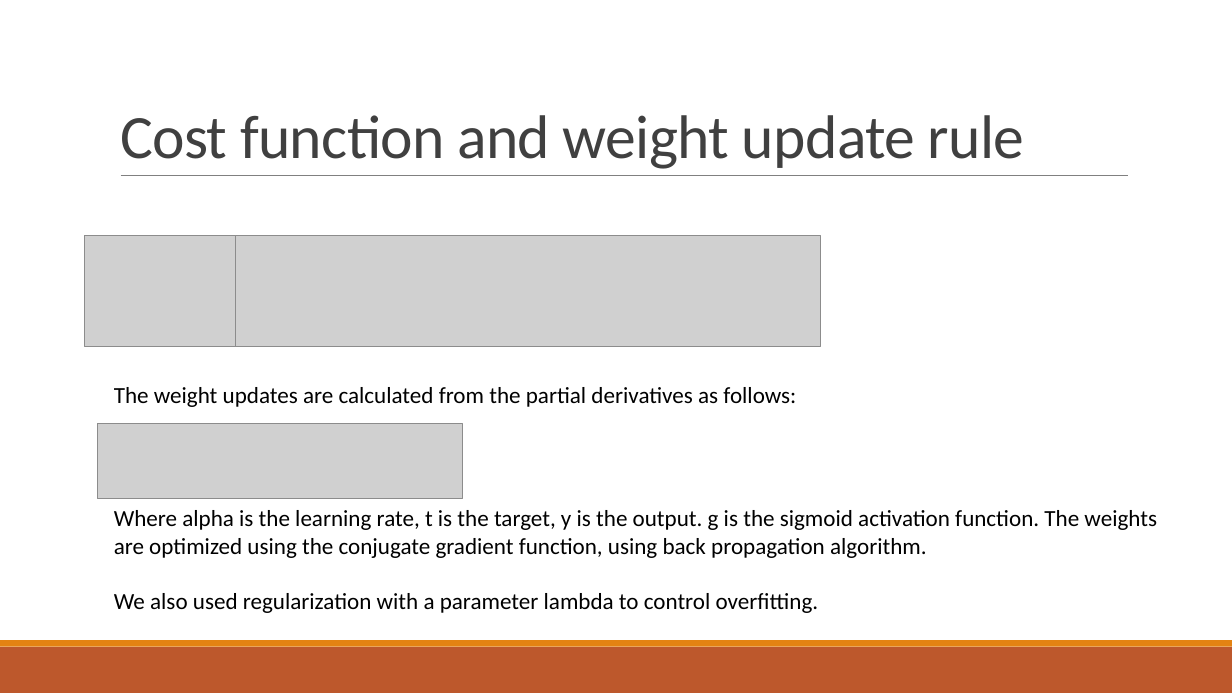
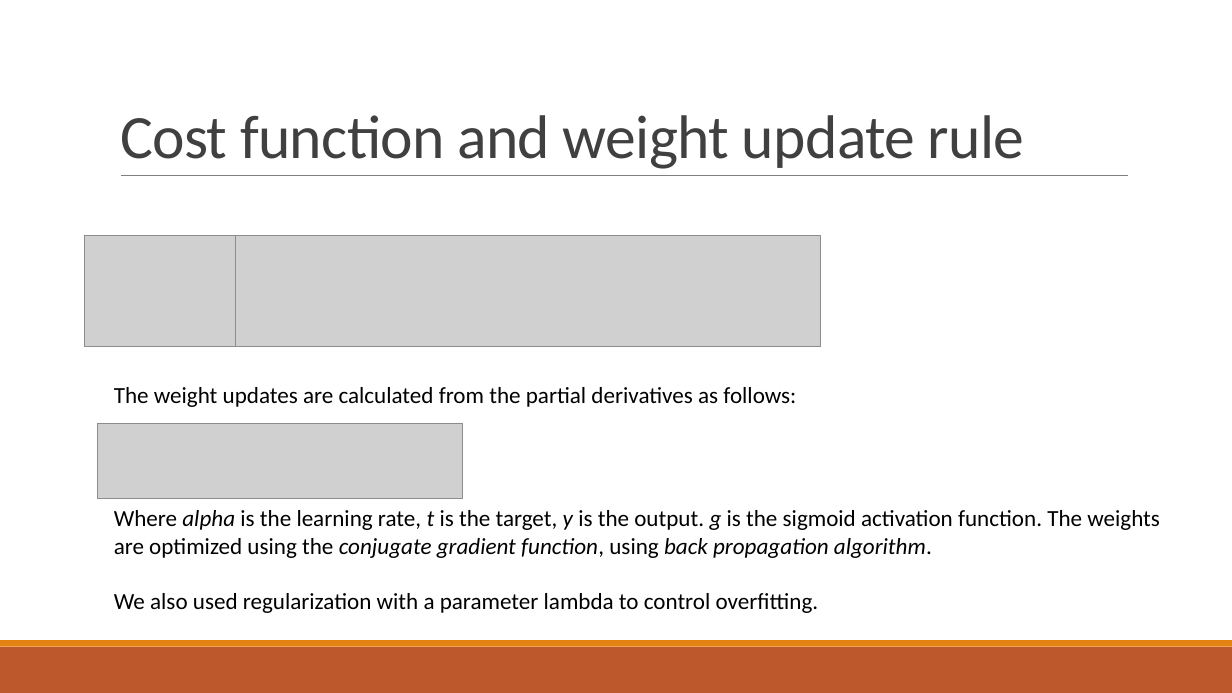
Before and after one commit to VinayGupta23/permute, a slide deck: slide 3 of docs/Neural Review 2.pptx. Drawn at 1232x693 pixels with LibreOffice and Linux fonts; fonts in the diff are those of the drawing; grey boxes stand for pictures. Boxes give left, top, right and bottom in pixels: in the first picture for what was removed or moved away, otherwise in the second. Text is boxed around its words. In the diff, an @@ line names an element or a change of style, - is before the commit and + after.

```diff
--- a/docs/Neural Review 2.pptx
+++ b/docs/Neural Review 2.pptx
@@ text at [114,510,1160,558]: italic on in "alpha t y g conjugate gradient function, ..." @@
```
Also in this commit, not shown: 1 other slide changed, 1 slide added.
